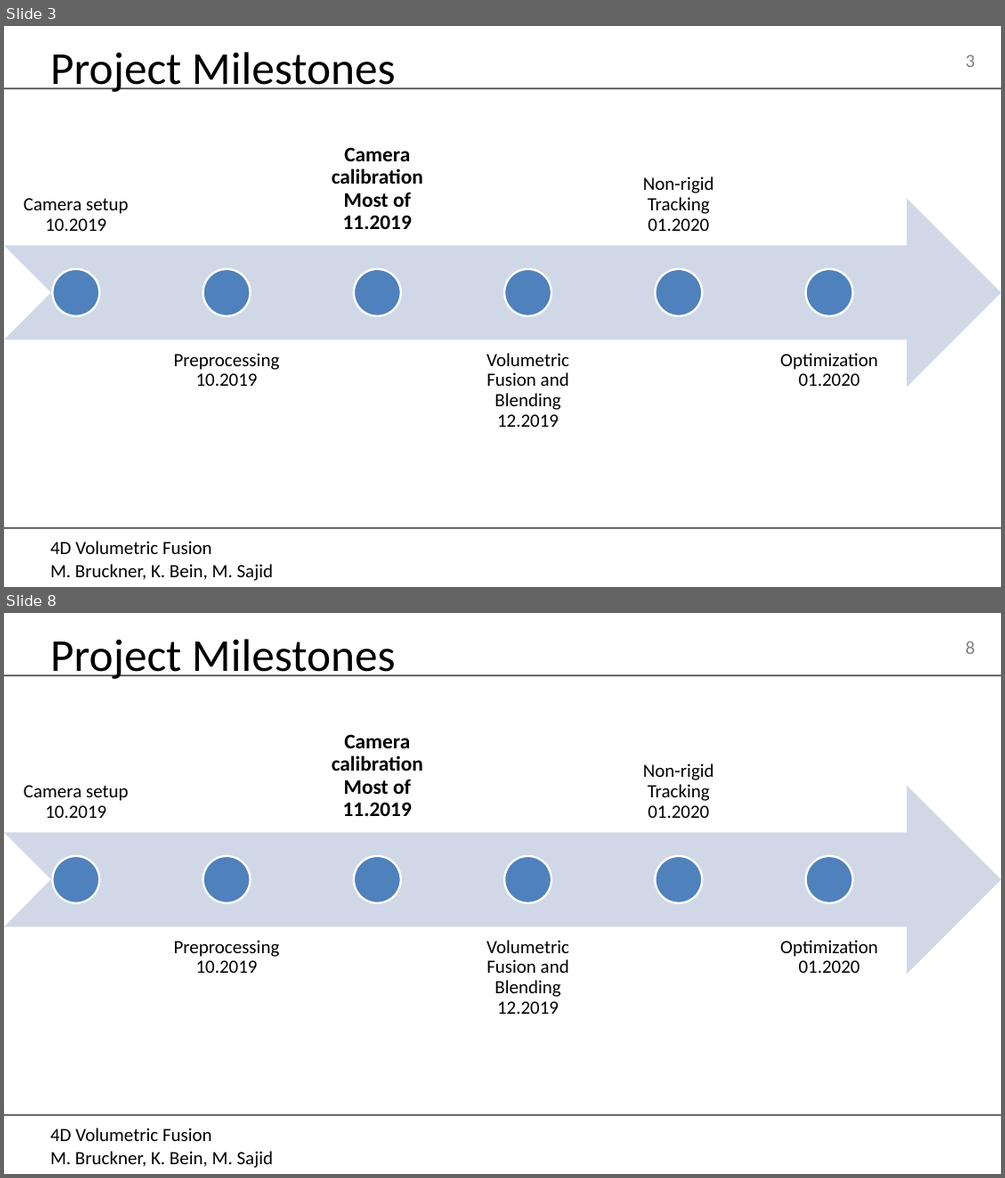
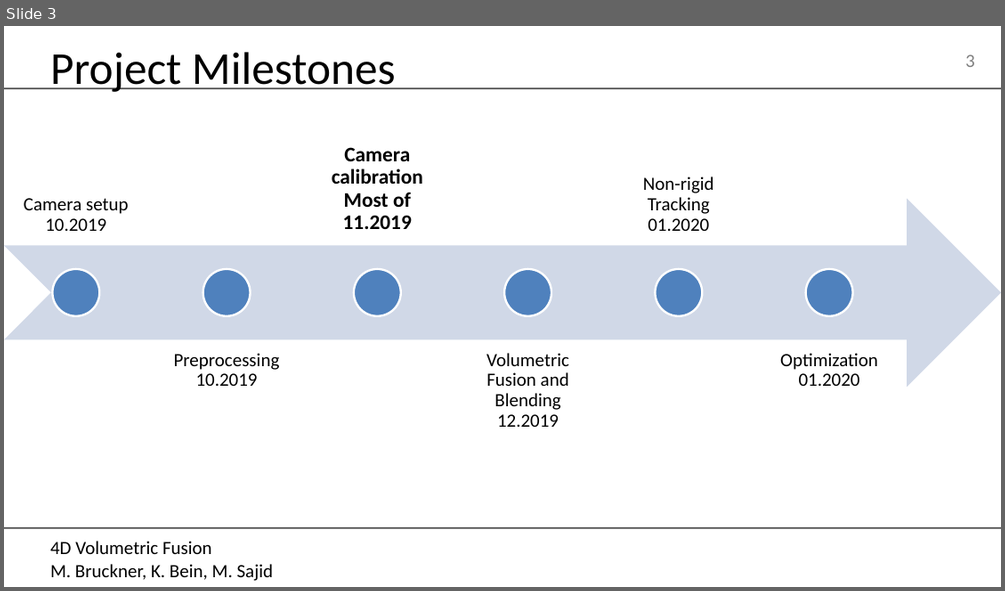
Before and after one commit to MarcelBruckner-TUMProjects/Volumetric-Fusion, a slide deck: Presentations/05.12.2019/05.12.2019.pptx. Shown one above the other, each under a label of ours: slides 3 and 8 before the commit, slide 3 after it; the slides between them are not shown. The pictures are 1005x1178 and 1005x591 pixels, drawn with LibreOffice and Linux fonts; fonts in the diff are those of the drawing; background and template pictures are left out. Boxes give left, top, right and bottom in pixels: in the first picture for what was removed or moved away, otherwise in the second. Text is boxed around its words. In the diff, an @@ line names an element or a change of style, - is before the commit and + after.

```diff
--- a/Presentations/05.12.2019/05.12.2019.pptx
+++ b/Presentations/05.12.2019/05.12.2019.pptx
@@ slide 8 removed at (x1=4, y1=613, x2=1001, y2=1174), background picture (left out); not listed: 4 template elements that a slide beside it also shows @@
@@ title removed at (x1=50, y1=639, x2=396, y2=679) @@
-Project Milestones
@@ group removed at (x1=4, y1=734, x2=1001, y2=1013): 6 texts, 6 ellipses, 1 notched right arrow @@
-Camera setup
-10.2019
-Preprocessing
-10.2019
-Camera calibration
-Most of 11.2019
-Volumetric Fusion and Blending
-12.2019
-Non-rigid Tracking
-01.2020
-Optimization
-01.2020
```
Also in this commit, not shown: 1 slide changed, 3 slides added, 3 other slides removed, 1 other file.
